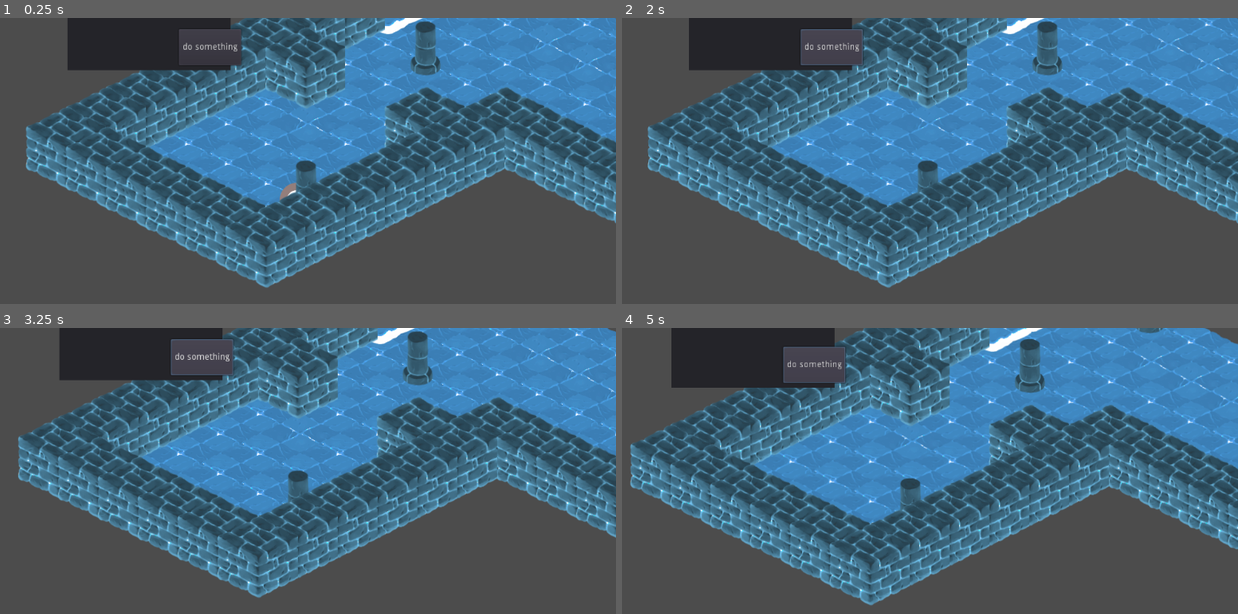
Above: before the commit, frames 1-4 (two rows, left to right).
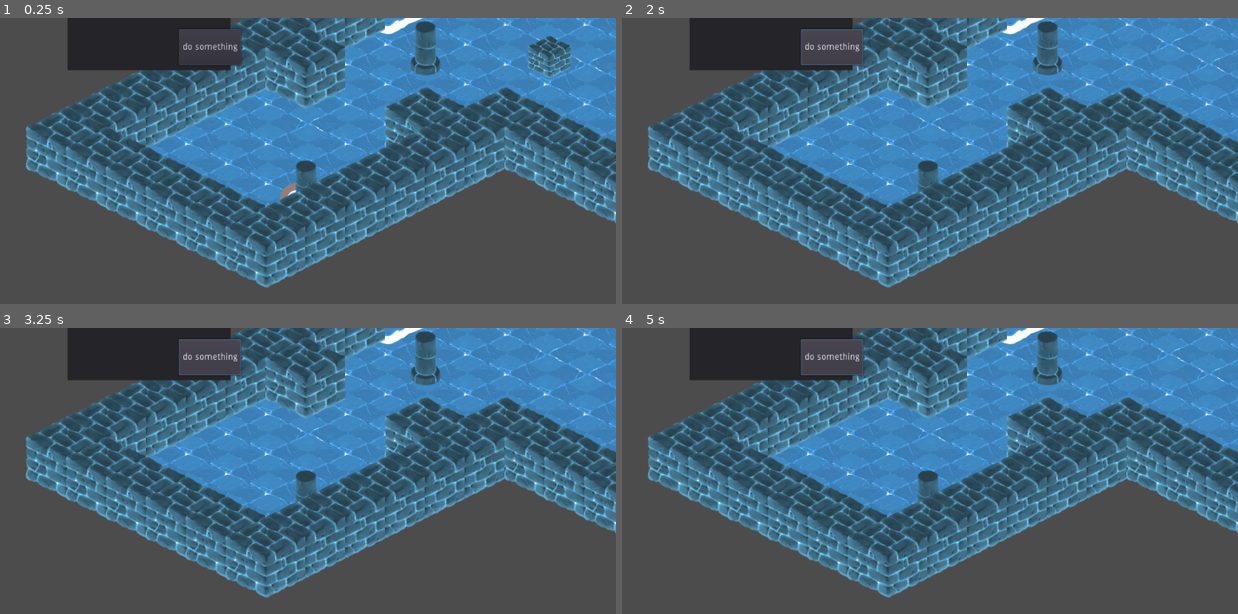
Above: after the commit, the same moments.

Repository: acdlbs/GodotGame
Game: Godot game, scene res://home.tscn
Two runs of this game, one before a commit and one after it. Both use one fixed random seed, a clock stepped at 60 frames per second and the inputs below.
Inputs:
- Up to frame 1 (0.25 s): no input
- Up to frame 2 (2 s): click "do something" at 0.5 s; tap Enter at 1.25 s; hold Right (move_right) from 1.28 s (still down); hold Z from 1.28 s (still down); tap Space (ui_select) at 1.52 s
- Up to frame 3 (3.25 s): release Right (move_right) at 2.03 s; release Z at 2.03 s; hold Left (move_left) 2.03-2.78 s; tap Down (move_bottom) at 2.1 s; tap Space (ui_select) at 2.27 s; tap Z at 2.3 s; hold Right (move_right) from 2.78 s (still down); hold Z from 2.78 s (still down)
- Up to frame 4 (5 s): release Right (move_right) at 3.53 s; release Z at 3.53 s; hold Up (move_up) 3.53-4.28 s; tap Z at 3.6, 4.55 s; tap Space (ui_select) at 3.77, 4.52 s; hold Left (move_left) from 4.28 s (still down); hold Down (move_bottom) from 4.28 s (still down)

The runs differ from the first frame. In frame 1, 0.7% of the frame differs, in the area x 85-93%, y 6-21%; in frame 2, 0.4%; in frame 3, 26%; in frame 4, 31%, in the area x 1-100%, y 0-97%.

Commit message:
mineableBlock

Diff:
--- /dev/null
+++ b/home.gd
@@ -0,0 +1,16 @@
+extends Node2D
+
+# class member variables go here, for example:
+# var a = 2
+# var b = "textvar"
+
+func _ready():
+	# Called every time the node is added to the scene.
+	# Initialization here
+	#var playerNode = get_node("walls/Player")
+	pass
+
+#func _process(delta):
+#	# Called every frame. Delta is time since last frame.
+#	# Update game logic here.
+#	pass
--- a/home.tscn
+++ b/home.tscn
@@ -1,15 +1,30 @@
-[gd_scene load_steps=4 format=2]
+[gd_scene load_steps=9 format=2]
 
-[ext_resource path="res://tileset.tres" type="TileSet" id=1]
-[ext_resource path="res://troll.tscn" type="PackedScene" id=2]
-[ext_resource path="res://SayHello.gd" type="Script" id=3]
+[ext_resource path="res://home.gd" type="Script" id=1]
+[ext_resource path="res://tileset.tres" type="TileSet" id=2]
+[ext_resource path="res://troll.tscn" type="PackedScene" id=3]
+[ext_resource path="res://SayHello.gd" type="Script" id=4]
+[ext_resource path="res://mineableBlock.gd" type="Script" id=5]
+[ext_resource path="res://blockMine.png" type="Texture" id=6]
 
-[node name="home" type="Node2D"]
+[sub_resource type="RectangleShape2D" id=1]
+
+custom_solver_bias = 0.0
+extents = Vector2( 10, 10 )
+
+[sub_resource type="RectangleShape2D" id=2]
+
+custom_solver_bias = 0.0
+extents = Vector2( 33.9234, 35.1709 )
+
+[node name="home" type="Node2D" index="0"]
+
+script = ExtResource( 1 )
 
 [node name="floor" type="TileMap" parent="." index="0"]
 
 mode = 1
-tile_set = ExtResource( 1 )
+tile_set = ExtResource( 2 )
 cell_size = Vector2( 128, 64 )
 cell_quadrant_size = 16
 cell_custom_transform = Transform2D( 1, 0, 0, 1, 0, 0 )
@@ -46,12 +61,16 @@
 occluder_light_mask = 1
 format = 1
 tile_data = PoolIntArray( -917493, 2, -1200553578, -917492, 2, -1200553578, -917491, 2, -1200553578, -917490, 2, -12005 …(1513 unchanged characters)…
-_sections_unfolded = [ "Cell" ]
+_sections_unfolded = [ "Cell", "Collision", "Occluder" ]
+__meta__ = {
+"_edit_group_": true
+}
 
-[node name="Player" parent="walls" index="0" instance=ExtResource( 2 )]
+[node name="Player" parent="walls" index="0" instance=ExtResource( 3 )]
 
 position = Vector2( 368.142, 347.007 )
 _sections_unfolded = [ "Collision", "Material", "Pause", "Pickable", "Transform", "Visibility", "Z Index", "collision" ]
+SPEED = 100
 
 [node name="Panel" type="Panel" parent="." index="2"]
 
@@ -115,4 +134,53 @@
 flat = false
 align = 1
 
+[node name="mineableBlock" type="Node" parent="." index="3"]
+
+script = ExtResource( 5 )
+
+[node name="Area2D" type="Area2D" parent="mineableBlock" index="0"]
+
+position = Vector2( 787.576, 103.694 )
+scale = Vector2( 1.10958, 1 )
+input_pickable = true
+gravity_vec = Vector2( 0, 1 )
+gravity = 98.0
+linear_damp = 0.1
+angular_damp = 1.0
+audio_bus_override = false
+audio_bus_name = "Master"
+
+[node name="CollisionShape2D" type="CollisionShape2D" parent="mineableBlock/Area2D" index="0"]
+
+position = Vector2( -17.219, 8.99812 )
+scale = Vector2( 5.35293, 4.03208 )
+shape = SubResource( 1 )
+
+[node name="StaticBody2D" type="StaticBody2D" parent="mineableBlock" index="1"]
+
+position = Vector2( 786.065, 107.875 )
+input_pickable = false
+collision_layer = 1
+collision_mask = 1
+constant_linear_velocity = Vector2( 0, 0 )
+constant_angular_velocity = 0.0
+friction = 1.0
+bounce = 0.0
+
+[node name="Sprite" type="Sprite" parent="mineableBlock/StaticBody2D" index="0"]
+
+position = Vector2( -9.53082, 4.16965 )
+scale = Vector2( 0.526006, 0.521287 )
+texture = ExtResource( 6 )
+
+[node name="CollisionShape2D" type="CollisionShape2D" parent="mineableBlock/StaticBody2D" index="1"]
+
+position = Vector2( -11.8603, 1.05511 )
+shape = SubResource( 2 )
+_sections_unfolded = [ "Material", "Transform", "Visibility", "Z Index" ]
+
 [connection signal="pressed" from="Panel/MyButton" to="Panel" method="_on_Button_pressed"]
+
+[connection signal="body_entered" from="mineableBlock/Area2D" to="walls/Player" method="_on_Area2D_body_entered"]
+
+[connection signal="body_exited" from="mineableBlock/Area2D" to="walls/Player" method="_on_Area2D_body_exited"]
--- /dev/null
+++ b/mineableBlock.gd
@@ -0,0 +1,24 @@
+extends Node
+
+# class member variables go here, for example:
+# var a = 2
+# var b = "textvar"
+var foo = null
+var player = null
+signal mine_block
+func _ready():
+	# Called every time the node is added to the scene.
+	# Initialization here\
+	foo = get_node("Area2D")
+	player = get_node("../walls/Player")
+	connect("mine_block", self, "_mine_block")
+	pass
+
+func _process(delta):
+#	# Called every frame. Delta is time since last frame.
+#	# Update game logic here.
+
+	pass
+
+func _mine_block():
+	$StaticBody2D.free()
--- a/troll.gd
+++ b/troll.gd
@@ -2,6 +2,8 @@
 
 export (int) var SPEED
 var lastInput
+var mineAble = false
+var target = null
 
 func _ready():
 	pass
@@ -37,5 +39,18 @@
 		$AnimatedSprite.play()
 	else:
 		$AnimatedSprite.stop()
+	move_and_slide(motion)
 
-	move_and_slide(motion)
+func _input(event):
+	if (mineAble and Input.is_key_pressed(KEY_Z)):
+		print(target)
+		get_node("../../mineableBlock").emit_signal("mine_block")
+
+
+func _on_Area2D_body_entered(body):
+	mineAble = true
+	target = body
+
+func _on_Area2D_body_exited(body):
+	mineAble = false
+	target = null
--- a/troll.tscn
+++ b/troll.tscn
@@ -53,7 +53,7 @@
 custom_solver_bias = 0.0
 extents = Vector2( 2.92902, 0.861284 )
 
-[node name="Player" type="KinematicBody2D" index="0"]
+[node name="Player" type="KinematicBody2D"]
 
 input_pickable = false
 collision_layer = 1
Binary file added: blockMine.png
Not shown, added: blockMine.png.import
Not shown: 2 places in home.tscn that only renumber resources
